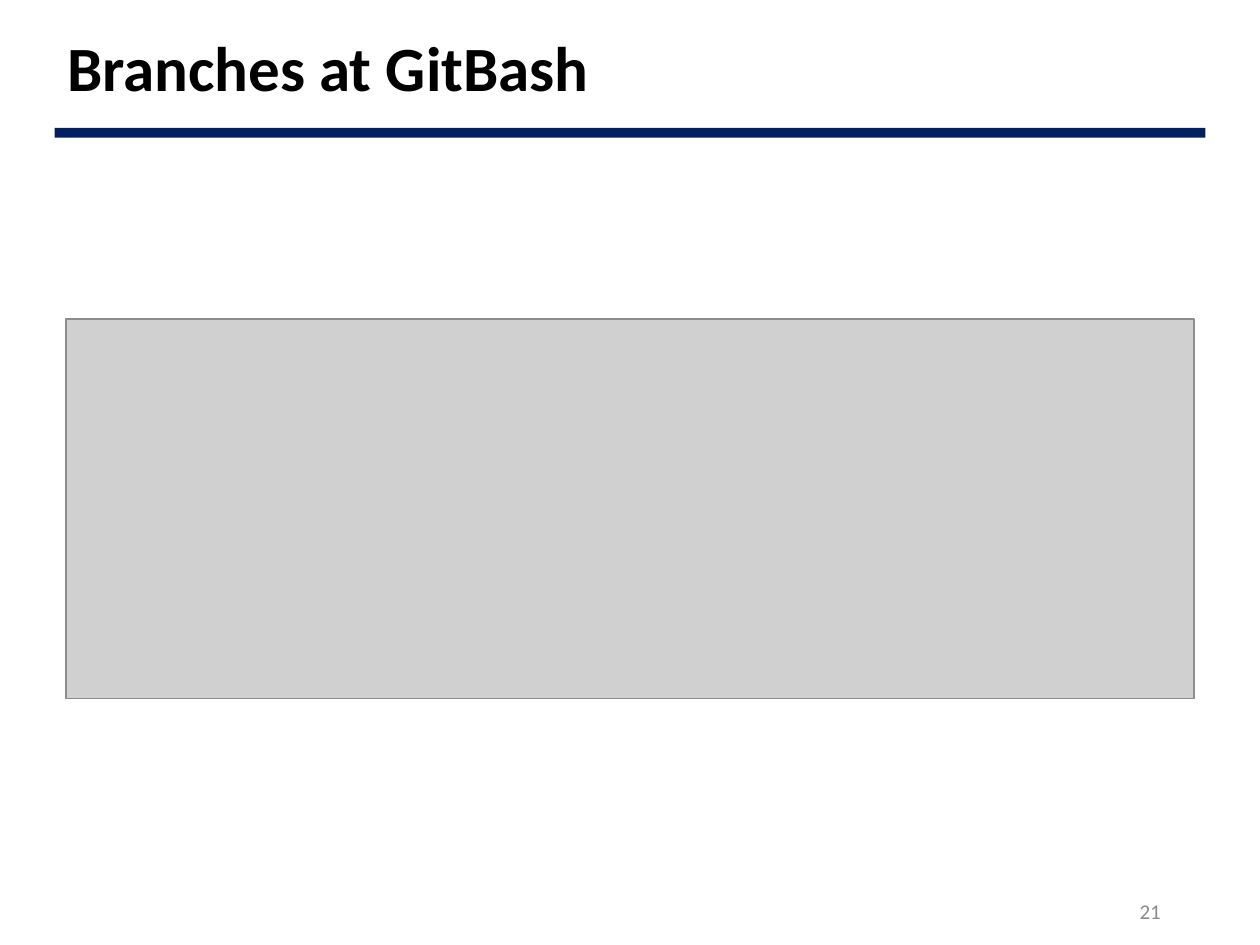
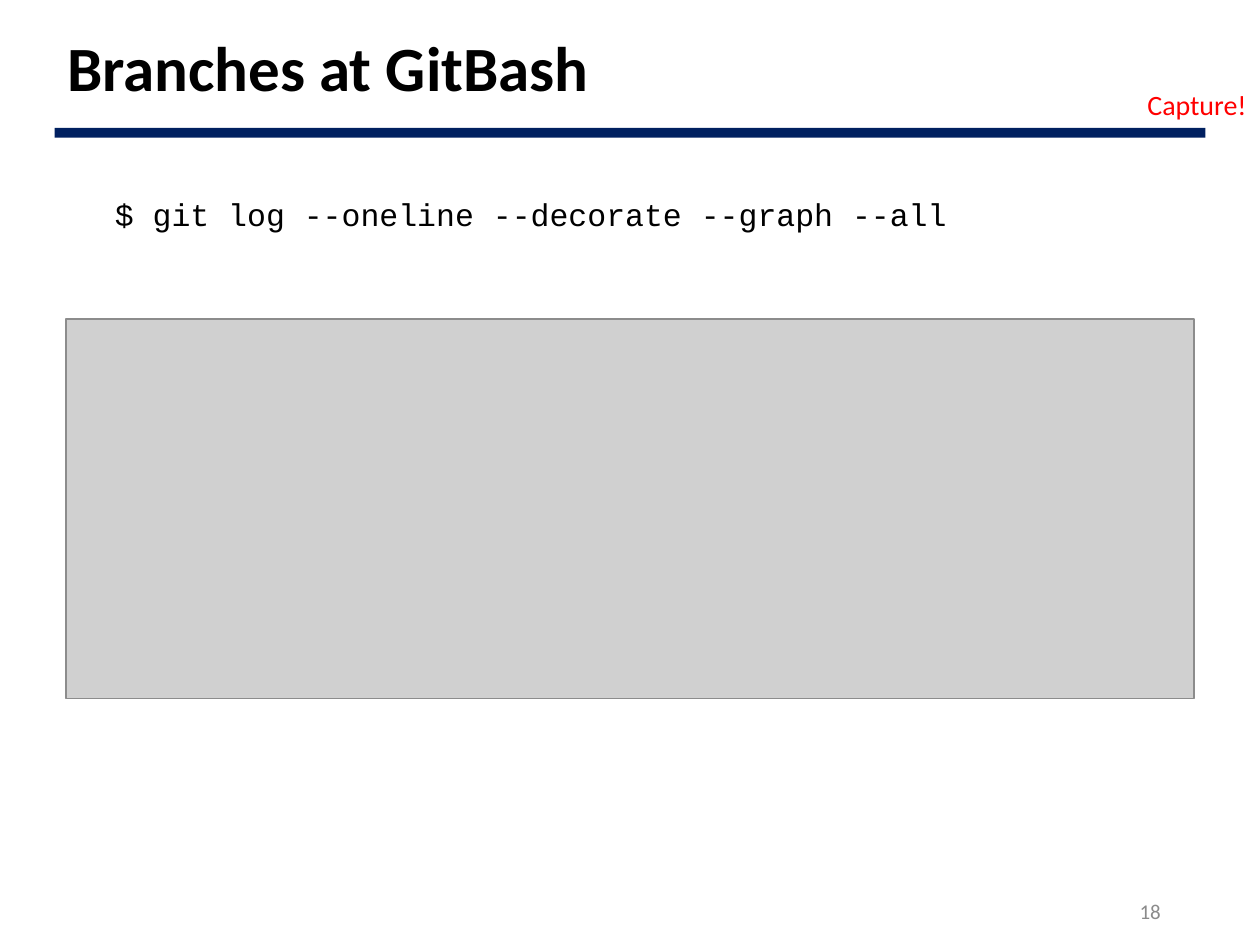
Before and after one commit to JBNU-JEduTools/osscourse, a slide deck: slide 18 of Slides 2020/7. Git 중급 2.pptx (slide 21 before the commit). Drawn at 1260x945 pixels with LibreOffice and Linux fonts; fonts in the diff are those of the drawing; grey boxes stand for pictures; background and template pictures are left out. Boxes give left, top, right and bottom in pixels: in the first picture for what was removed or moved away, otherwise in the second. Text is boxed around its words. In the diff, an @@ line names an element or a change of style, - is before the commit and + after.

```diff
--- a/Slides 2020/7. Git 중급 2.pptx
+++ b/Slides 2020/7. Git 중급 2.pptx
@@ text added at [1147, 96, 1246, 120], 16 pt, text #FF0000 @@
+Capture!
@@ text added at [153, 204, 946, 233], 18 pt, text #000000 @@
+$ git log --oneline --decorate --graph --all
@@ page number at [1140, 905, 1161, 919]: text changed @@
-21
+18
```
Also in this commit, not shown: 6 other slides changed, 4 slides removed, 10 other files.
